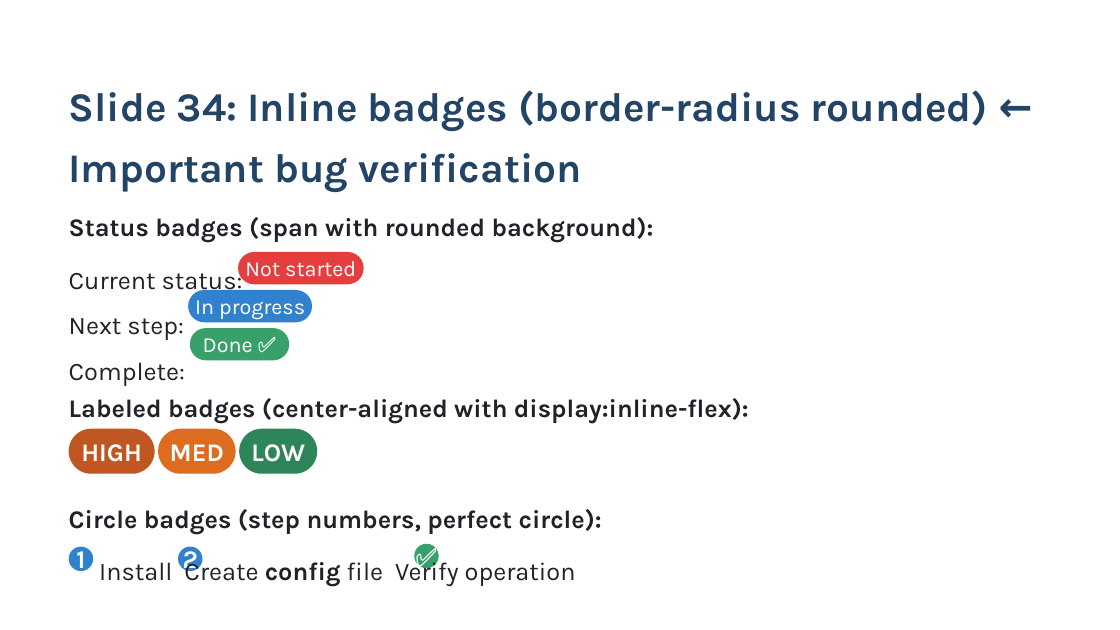
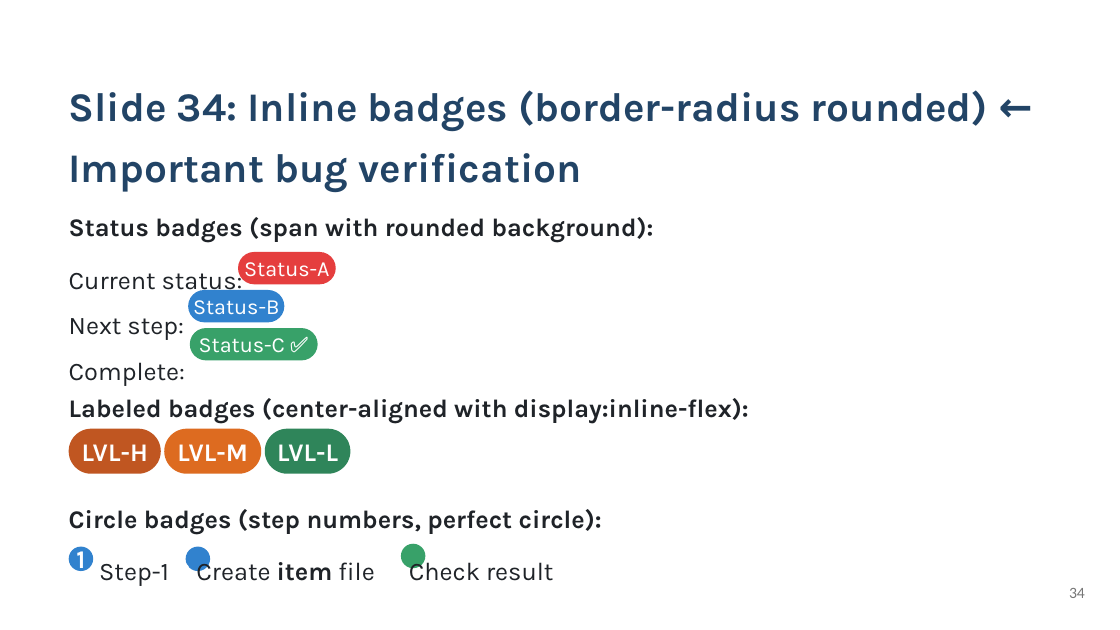
Before and after one commit to KatsuYuzu/marp-to-editable-pptx, a slide deck: slide 34 of output-pptx/test-output.pptx. Drawn at 1120x630 pixels with LibreOffice and Linux fonts; fonts in the diff are those of the drawing. Boxes give left, top, right and bottom in pixels: in the first picture for what was removed or moved away, otherwise in the second. Text is boxed around its words. In the diff, an @@ line names an element or a change of style, - is before the commit and + after.

```diff
--- a/output-pptx/test-output.pptx
+++ b/output-pptx/test-output.pptx
@@ rounded rectangle resized from (x1=238, y1=252, x2=364, y2=285) to (x1=238, y1=252, x2=335, y2=285) @@
@@ text at (x1=244, y1=262, x2=329, y2=283): text changed @@
-Not started
+Status-A
@@ rounded rectangle resized from (x1=188, y1=290, x2=313, y2=323) to (x1=188, y1=290, x2=285, y2=323) @@
@@ rounded rectangle resized from (x1=190, y1=329, x2=289, y2=361) to (x1=190, y1=329, x2=318, y2=361) @@
@@ text at (x1=193, y1=300, x2=279, y2=321): text changed @@
-In progress
+Status-B
@@ text at (x1=199, y1=338, x2=285, y2=353): text changed @@
-Done ✅
+Status-C ✅
@@ rounded rectangle resized from (x1=69, y1=429, x2=155, y2=474) to (x1=69, y1=429, x2=161, y2=474) @@
@@ text at (x1=82, y1=444, x2=148, y2=461): text changed @@
-HIGH
+LVL-H
@@ rounded rectangle resized from (x1=158, y1=429, x2=235, y2=474) to (x1=165, y1=429, x2=261, y2=474) @@
@@ text at (x1=177, y1=444, x2=248, y2=461): text changed @@
-MED
+LVL-M
@@ rounded rectangle resized from (x1=239, y1=429, x2=318, y2=474) to (x1=265, y1=429, x2=350, y2=474) @@
@@ text at (x1=277, y1=444, x2=338, y2=461): text changed @@
-LOW
+LVL-L
@@ text added at (x1=99, y1=557, x2=553, y2=586), 21.8 pt, text #1F2328 @@
+Step-1 2 Create item file ✅ Check result
@@ text removed at (x1=183, y1=546, x2=198, y2=575) @@
-2
@@ rounded rectangle moved from (x1=178, y1=547, x2=202, y2=571) to (x1=186, y1=547, x2=210, y2=571) @@
@@ rounded rectangle moved from (x1=414, y1=544, x2=439, y2=568) to (x1=401, y1=544, x2=425, y2=568) @@
@@ text removed at (x1=414, y1=544, x2=439, y2=568) @@
-✅
@@ page number at (x1=1069, y1=588, x2=1085, y2=598): text changed; size 21.8 to 13.5 pt; font Karla to Calibri; text colour #1F2328 to #777777 @@
-Install Create config file Verify operation
+34
```
Also in this commit, not shown: 54 other slides changed, 12 slides added, 8 slides removed, 4 other files.
